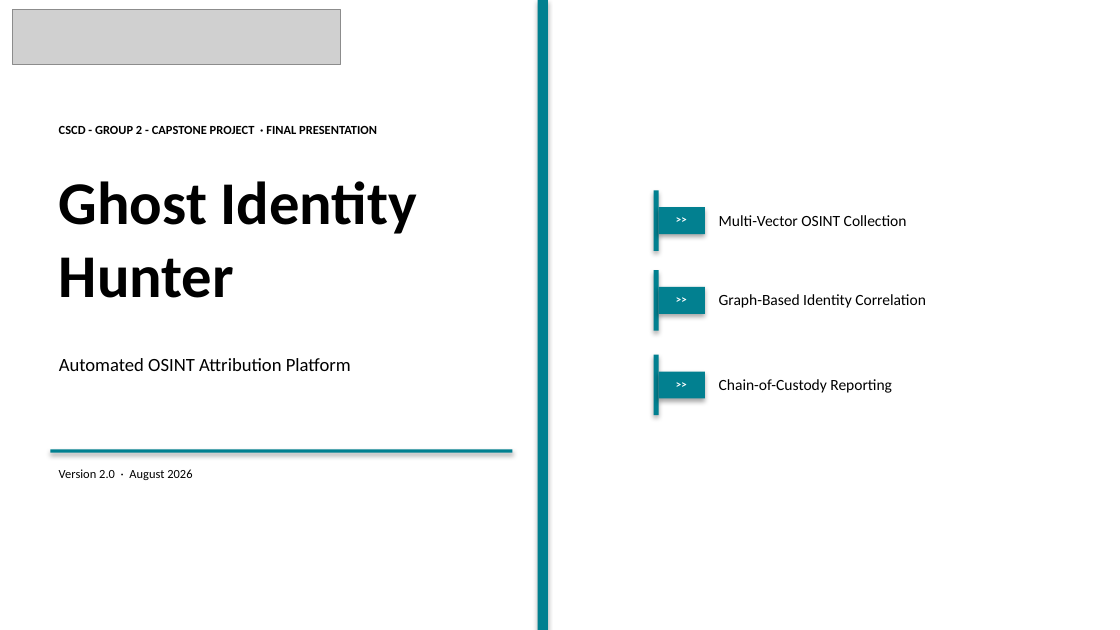
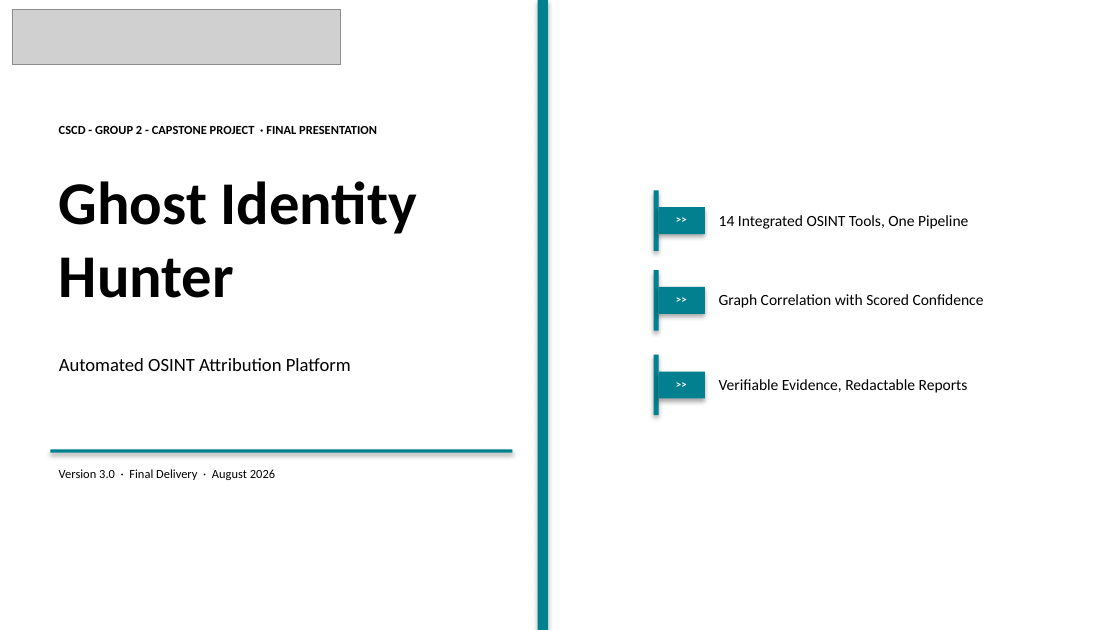
Before and after one commit to dhayarajas/gih, a slide deck: slide 1 of docs/Capstone.pptx. Drawn at 1120x630 pixels with LibreOffice and Linux fonts; fonts in the diff are those of the drawing; grey boxes stand for pictures. Boxes give left, top, right and bottom in pixels: in the first picture for what was removed or moved away, otherwise in the second. Text is boxed around its words. In the diff, an @@ line names an element or a change of style, - is before the commit and + after.

```diff
--- a/docs/Capstone.pptx
+++ b/docs/Capstone.pptx
@@ text at bbox=[719, 215, 968, 229]: text changed @@
-Multi-Vector OSINT Collection
+14 Integrated OSINT Tools, One Pipeline
@@ text at bbox=[719, 294, 984, 308]: text changed @@
-Graph-Based Identity Correlation
+Graph Correlation with Scored Confidence
@@ text at bbox=[719, 379, 968, 393]: text changed @@
-Chain-of-Custody Reporting
+Verifiable Evidence, Redactable Reports
@@ text at bbox=[59, 469, 275, 480]: text changed @@
-Version 2.0 · August 2026
+Version 3.0 · Final Delivery · August 2026
```
Also in this commit, not shown: 19 other slides changed, 7 slides added, 1 other file.
